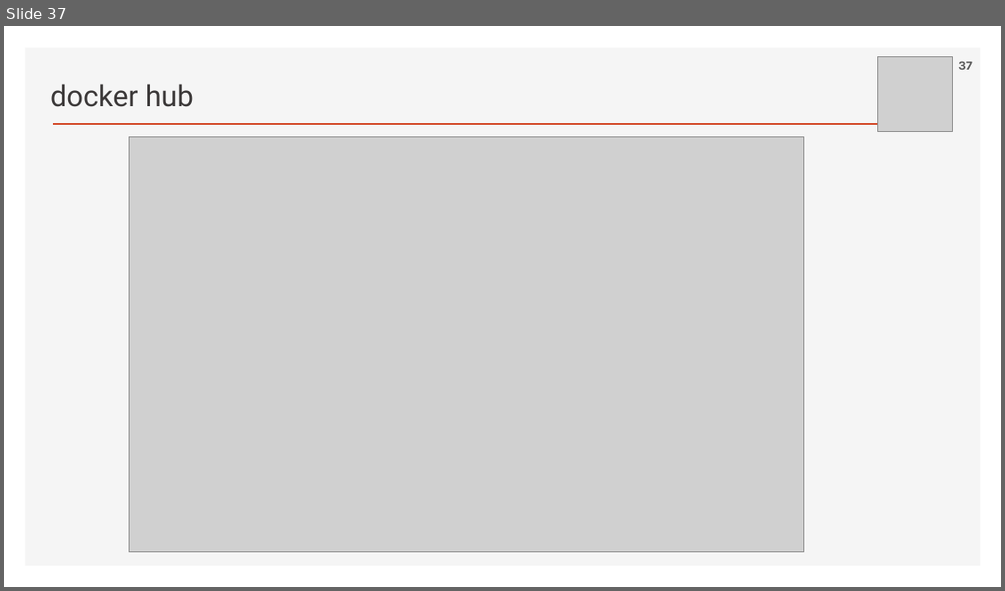
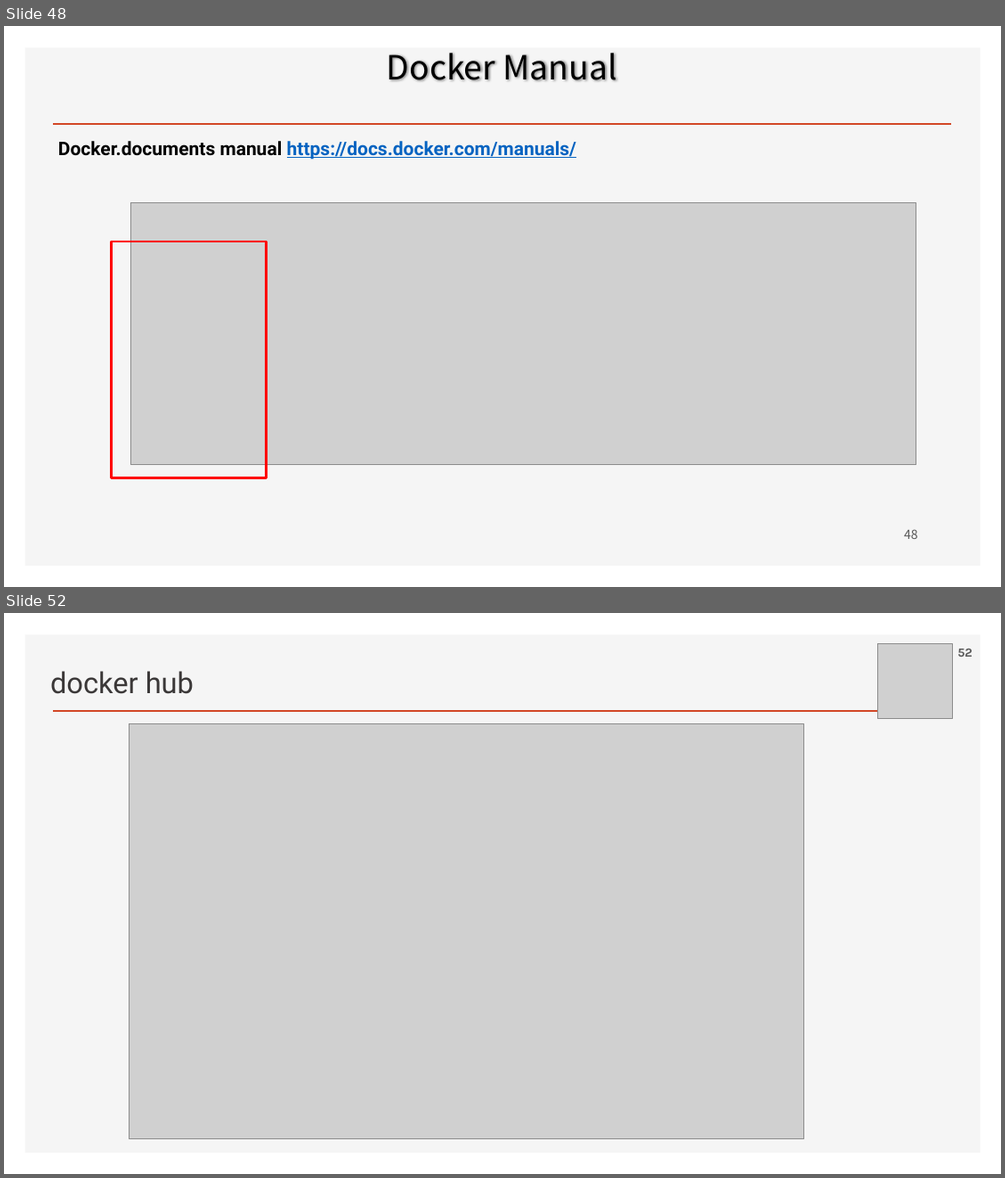
Before and after one commit to ancestor9/2026_Fall_Application-Deployment, a slide deck: App Deployment.pptx. Shown one above the other, each under a label of ours: slide 37 before the commit, slides 48 and 52 after it; the slides between them are not shown. The pictures are 1005x591 and 1005x1178 pixels, drawn with LibreOffice and Linux fonts; fonts in the diff are those of the drawing; grey boxes stand for pictures; background and template pictures are left out. Boxes give left, top, right and bottom in pixels: in the first picture for what was removed or moved away, otherwise in the second. Text is boxed around its words. In the diff, an @@ line names an element or a change of style, - is before the commit and + after.

```diff
--- a/App Deployment.pptx
+++ b/App Deployment.pptx
@@ slide 48 added at <box>4,26,1001,587</box>, background #FFFFFF; not listed: 2 template elements that a slide beside it also shows @@
@@ title added at <box>387,53,617,81</box>, 32 pt, text #000000 @@
+Docker Manual
@@ text added at <box>58,141,576,160</box>, 18 pt, text #0563C1, bold, underline @@
+Docker.documents manual https://docs.docker.com/manuals/
@@ picture added at <box>130,202,916,464</box> @@
@@ rectangle added at <box>111,241,266,477</box>, outline #FF0000 2.25 pt @@
@@ page number added at <box>904,529,918,539</box>, 12 pt, text #595959 @@
+48
@@ what was slide 37 is now slide 52 @@
@@ page number at <box>957,649,972,657</box>: text changed @@
-37
+52
```
Also in this commit, not shown: 2 slides changed, 19 other slides added, 1 slide removed.
